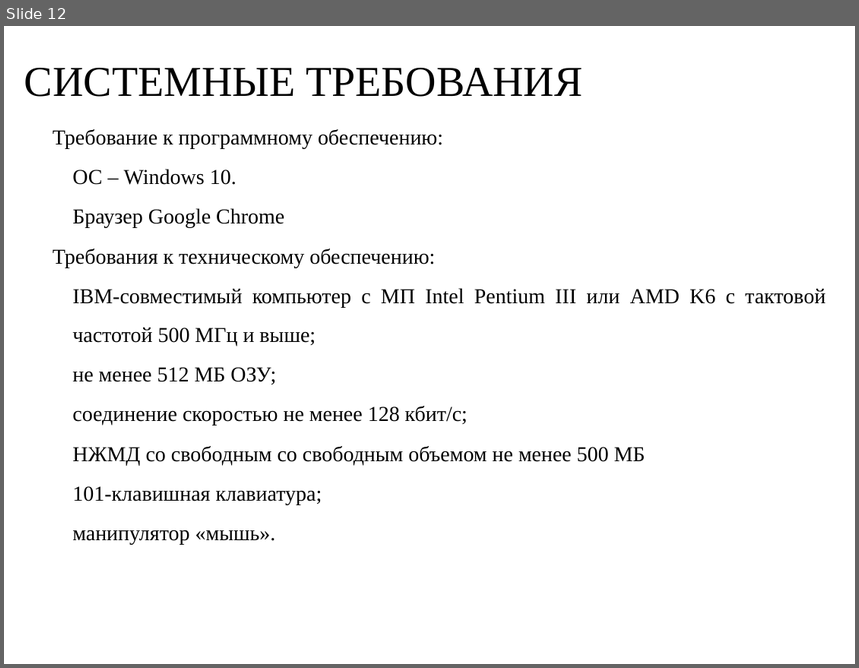
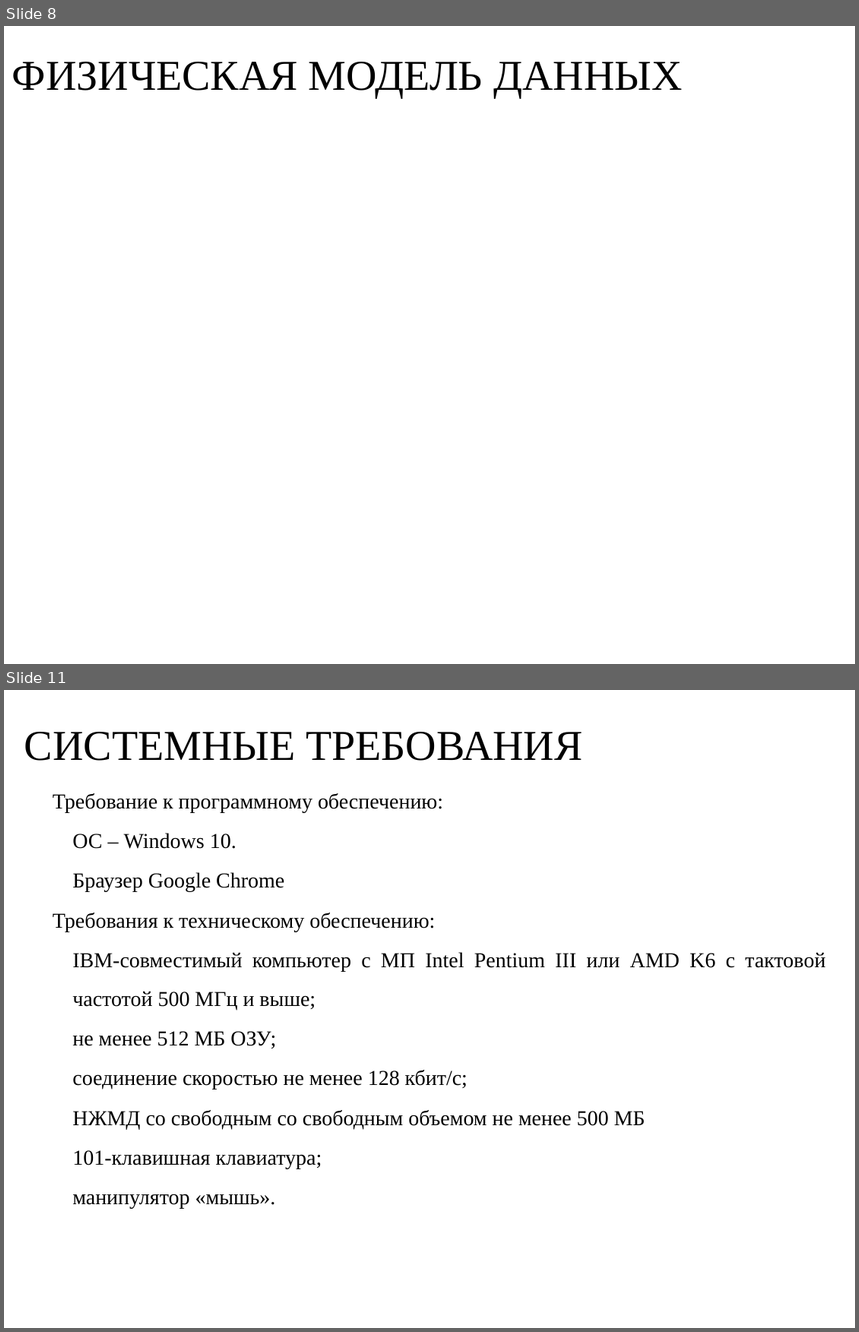
Before and after one commit to RAdKuzur/ASTU, a slide deck: зимняя практика 2023-24/Курсовая презентация Мамлеева.odp. Shown one above the other, each under a label of ours: slide 12 before the commit, slides 8 and 11 after it; the slides between them are not shown. The pictures are 859x668 and 859x1332 pixels, drawn with LibreOffice and Linux fonts; fonts in the diff are those of the drawing; background and template pictures are left out. Boxes give left, top, right and bottom in pixels: in the first picture for what was removed or moved away, otherwise in the second. Text is boxed around its words. In the diff, an @@ line names an element or a change of style, - is before the commit and + after.

```diff
--- a/зимняя практика 2023-24/Курсовая презентация Мамлеева.odp
+++ b/зимняя практика 2023-24/Курсовая презентация Мамлеева.odp
@@ slide 8 added at [4, 26, 855, 664], background picture (left out) @@
@@ text added at [12, 62, 683, 97], 36 pt, text #000000 @@
+ФИЗИЧЕСКАЯ МОДЕЛЬ ДАННЫХ
@@ what was slide 12 is now slide 11 @@
```
Also in this commit, not shown: 5 slides changed, 1 other slide added, 3 slides removed, 1 other file.
